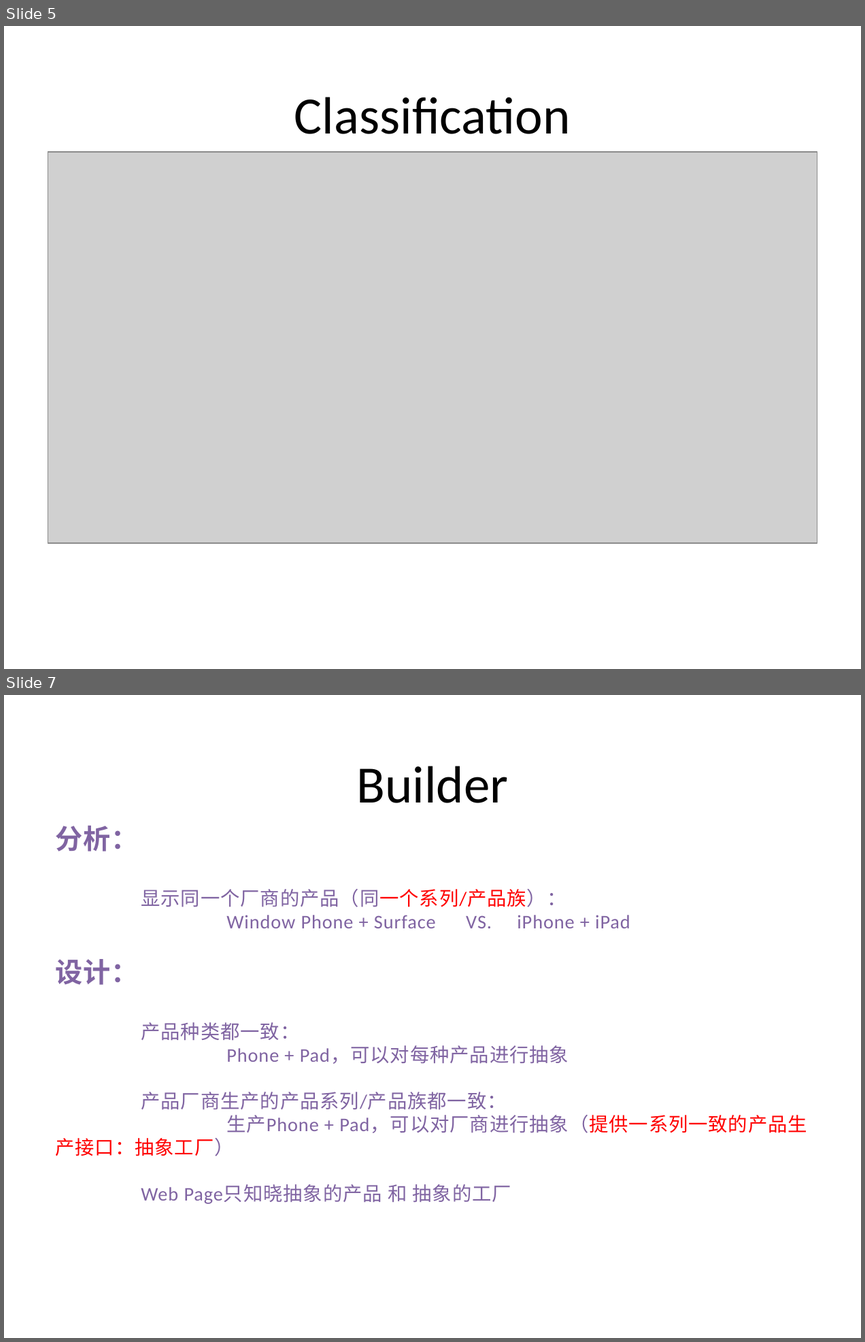
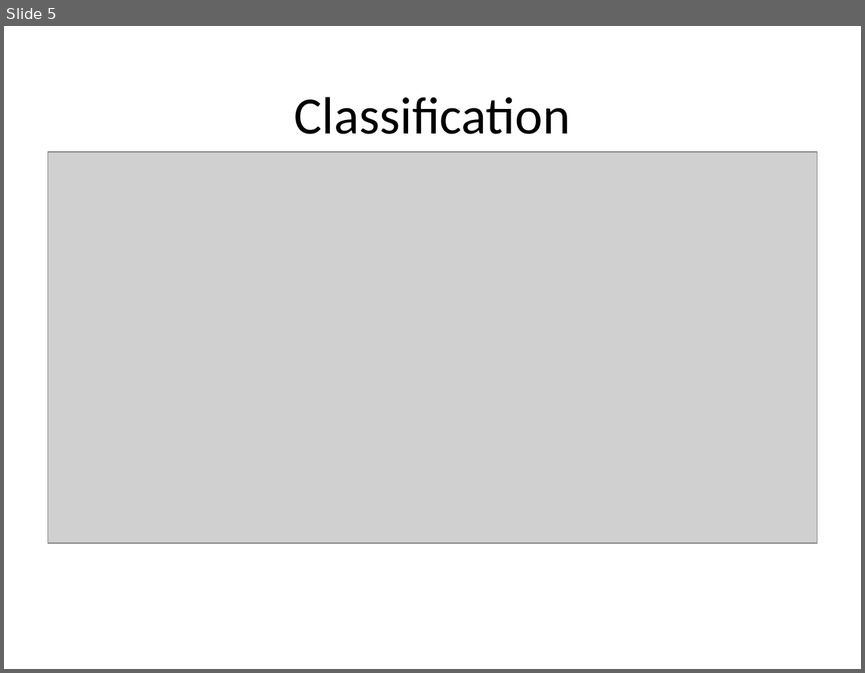
Before and after one commit to PlumpMath/DesignPattern-956, a slide deck: _Doc/DesignPattern.P2.Creational(Bulder).pptx. Shown one above the other, each under a label of ours: slides 5 and 7 before the commit, slide 5 after it; the slides between them are not shown. The pictures are 865x1342 and 865x673 pixels, drawn with LibreOffice and Linux fonts; fonts in the diff are those of the drawing; grey boxes stand for pictures. Boxes give left, top, right and bottom in pixels: in the first picture for what was removed or moved away, otherwise in the second. Text is boxed around its words. In the diff, an @@ line names an element or a change of style, - is before the commit and + after.

Commit message:
Updated Builder code and PPT.

```diff
--- a/_Doc/DesignPattern.P2.Creational(Bulder).pptx
+++ b/_Doc/DesignPattern.P2.Creational(Bulder).pptx
@@ slide 7 removed at box(4, 695, 861, 1338), background #FFFFFF @@
@@ title removed at box(356, 766, 508, 803) @@
-Builder
@@ text removed at box(55, 889, 807, 1156) @@
-分析：
-显示同一个厂商的产品（同一个系列/产品族）：
-Window Phone + Surface VS. iPhone + iPad
-设计：
-产品种类都一致：
-Phone + Pad，可以对每种产品进行抽象
-产品厂商生产的产品系列/产品族都一致：
-生产Phone + Pad，可以对厂商进行抽象（提供一系列一致的产品生产接口：抽象工厂）
-Web Page只知晓抽象的产品 和 抽象的工厂
```
Also in this commit, not shown: 7 slides changed, 8 slides added, 4 other slides removed, 30 other files.
